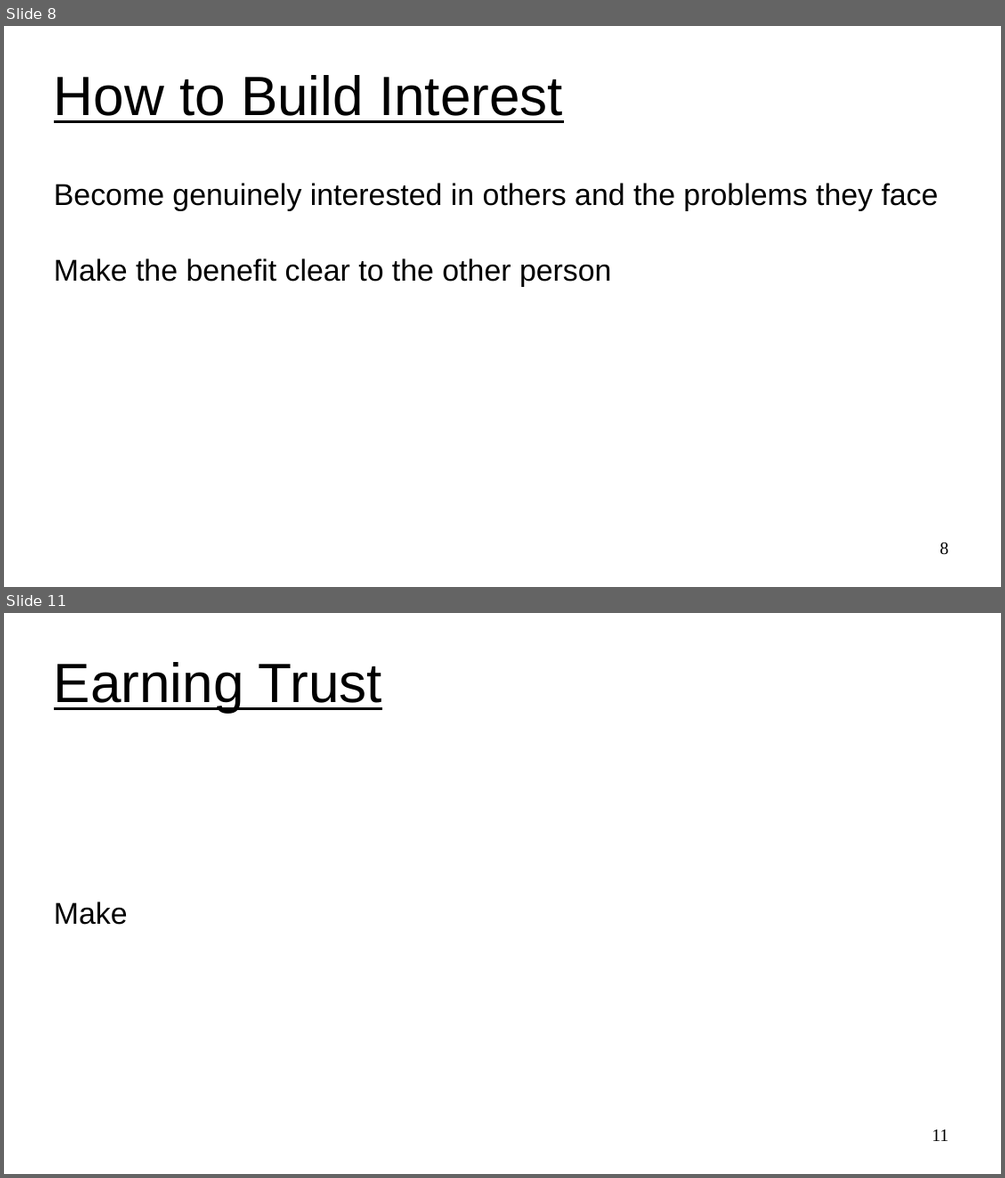
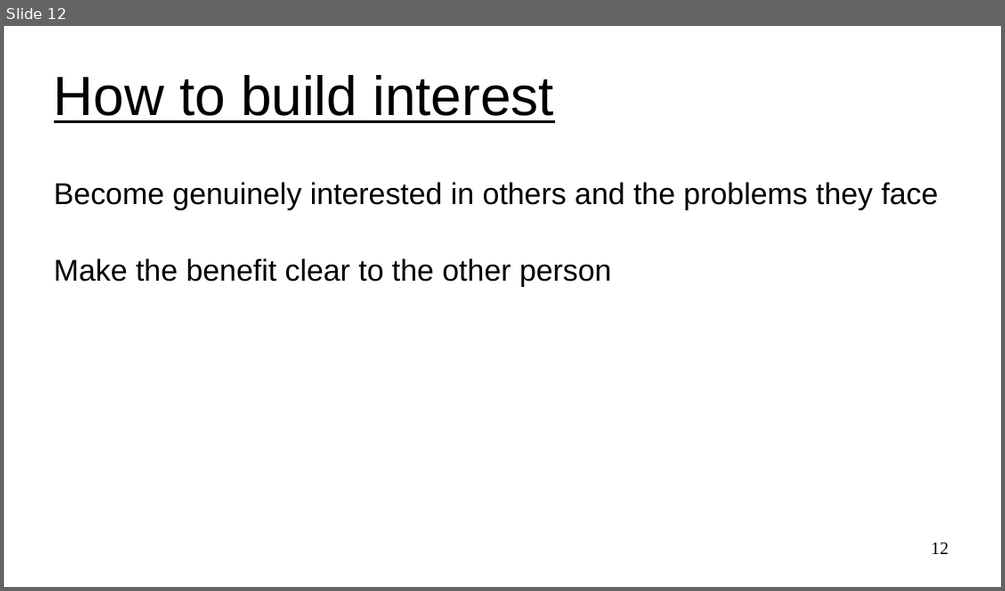
Before and after one commit to UVADS/ds6011, a slide deck: 05_influence.ppt. Shown one above the other, each under a label of ours: slides 8 and 11 before the commit, slide 12 after it; the slides between them are not shown. The pictures are 1005x1178 and 1005x591 pixels, drawn with LibreOffice and Linux fonts; fonts in the diff are those of the drawing. Boxes give left, top, right and bottom in pixels: in the first picture for what was removed or moved away, otherwise in the second. Text is boxed around its words. In the diff, an @@ line names an element or a change of style, - is before the commit and + after.

```diff
--- a/05_influence.ppt
+++ b/05_influence.ppt
@@ slide 11 removed at (4,613,1001,1174), background #FFFFFF @@
@@ title removed at (54,662,382,712) @@
-Earning Trust
@@ subtitle removed at (54,901,128,925) @@
-Make
@@ page number removed at (931,1129,948,1141) @@
-11
@@ what was slide 8 is now slide 12 @@
@@ slide 12 changed as well @@
@@ title at (54,75,553,123): text changed @@
-How to Build Interest
+How to build interest
@@ page number at (930,542,948,554): text changed @@
-8
+12
```
Also in this commit, not shown: 4 other slides changed, 6 slides added, 1 other slide removed, 1 other file.
